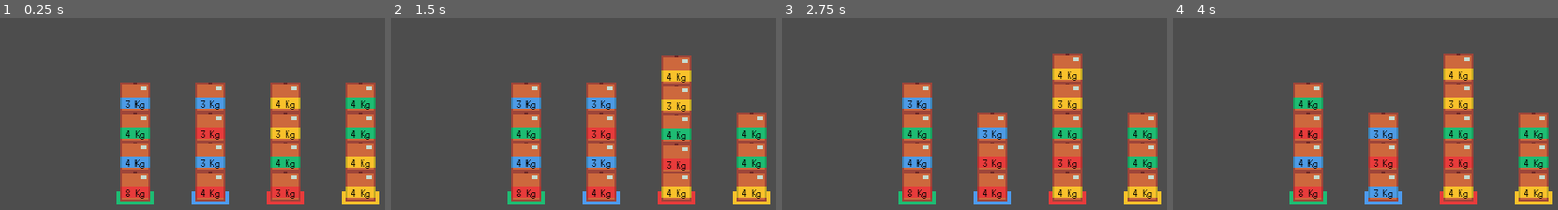
Above: before the commit, frames 1-4 (left to right).
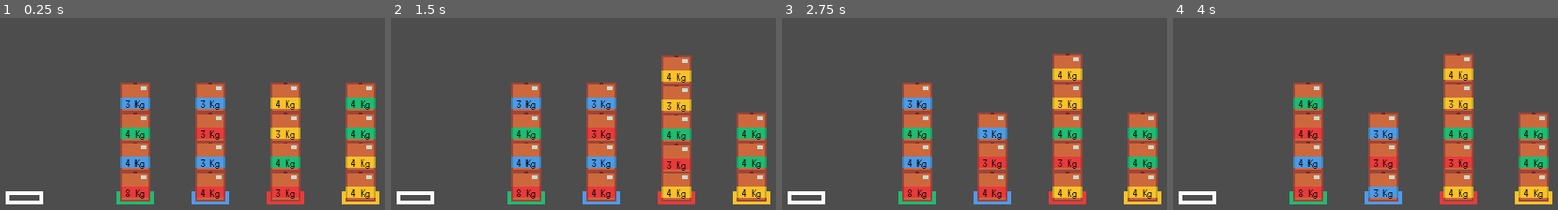
Above: after the commit, the same moments.

Repository: IzaakSantana/market-solutions-game
Game: Godot game, scene res://scenes/levels/level_01.tscn
Same seed, same stepped clock (60 frames per second), same inputs: the game is played once before the commit and once after it. The project has no main scene, so this scene is started directly.
Inputs (mouse positions are in pixels of both pictures, inside the frame that each line leads up to):
- Up to frame 1 (0.25 s): no input
- Up to frame 2 (1.5 s): tap Enter at 0.5 s; move the mouse to (752, 186) at 0.52 s; press the mouse at (752, 186) at 0.53 s; tap Space at 1.25 s; move the mouse to (675, 186) at 1.27 s; release the mouse at (675, 186) at 1.28 s; click (675, 186) at 1.35 s
- Up to frame 3 (2.75 s): tap Enter at 2 s; move the mouse to (993, 186) at 2.02 s; press the mouse at (993, 186) at 2.03 s
- Up to frame 4 (4 s): tap Space at 2.75 s; move the mouse to (1307, 156) at 2.77 s; release the mouse at (1307, 156) at 2.78 s; click (1307, 156) at 2.85 s; tap Enter at 3.5 s; move the mouse to (1307, 98) at 3.52 s; press the mouse at (1307, 98) at 3.53 s

The runs differ from the first frame. In frame 1, 0.4% of the frame differs, in the area x 1-12%, y 90-98%; in frame 2, 0.4%; in frame 3, 0.4%; in frame 4, 0.4%.

Commit message:
Added spare marker to help with box organization

Diff:
--- a/scenes/levels/level_01.tscn
+++ b/scenes/levels/level_01.tscn
@@ -1,10 +1,11 @@
-[gd_scene load_steps=6 format=3 uid="uid://doasfjrxgkcb7"]
+[gd_scene load_steps=7 format=3 uid="uid://doasfjrxgkcb7"]
 
-[ext_resource type="PackedScene" uid="uid://dqlaha5akt0u1" path="res://scenes/objetcs/Level_01/sample_box.tscn" id="1_n0ioo"]
+[ext_resource type="PackedScene" uid="uid://dqlaha5akt0u1" path="res://scenes/objetcs/Level_01/box.tscn" id="1_n0ioo"]
 [ext_resource type="Script" path="res://scripts/level_01/game_logic.gd" id="1_rlwcb"]
 [ext_resource type="PackedScene" uid="uid://h2m12s5inyax" path="res://scenes/objetcs/Level_01/marker.tscn" id="2_m75eq"]
 [ext_resource type="PackedScene" uid="uid://3j8t6m122468" path="res://scenes/objetcs/Level_01/physics_floor.tscn" id="3_l1vsm"]
 [ext_resource type="PackedScene" uid="uid://drxmtd0d6xurm" path="res://scenes/objetcs/Level_01/world_border.tscn" id="4_i4woa"]
+[ext_resource type="Texture2D" uid="uid://dstmal21y0gny" path="res://assets/sprites/marker.png" id="6_nmcg3"]
 
 [node name="Main" type="Node"]
 script = ExtResource("1_rlwcb")
@@ -91,6 +92,10 @@
 
 [node name="WorldBorder" parent="." instance=ExtResource("4_i4woa")]
 
+[node name="SpareMarker" type="Sprite2D" parent="."]
+position = Vector2(41, 141)
+texture = ExtResource("6_nmcg3")
+
 [connection signal="boxes_ordered" from="GreenMarker" to="." method="_on_boxes_ordered"]
 [connection signal="boxes_ordered" from="BlueMarker" to="." method="_on_boxes_ordered"]
 [connection signal="boxes_ordered" from="RedMarker" to="." method="_on_boxes_ordered"]
